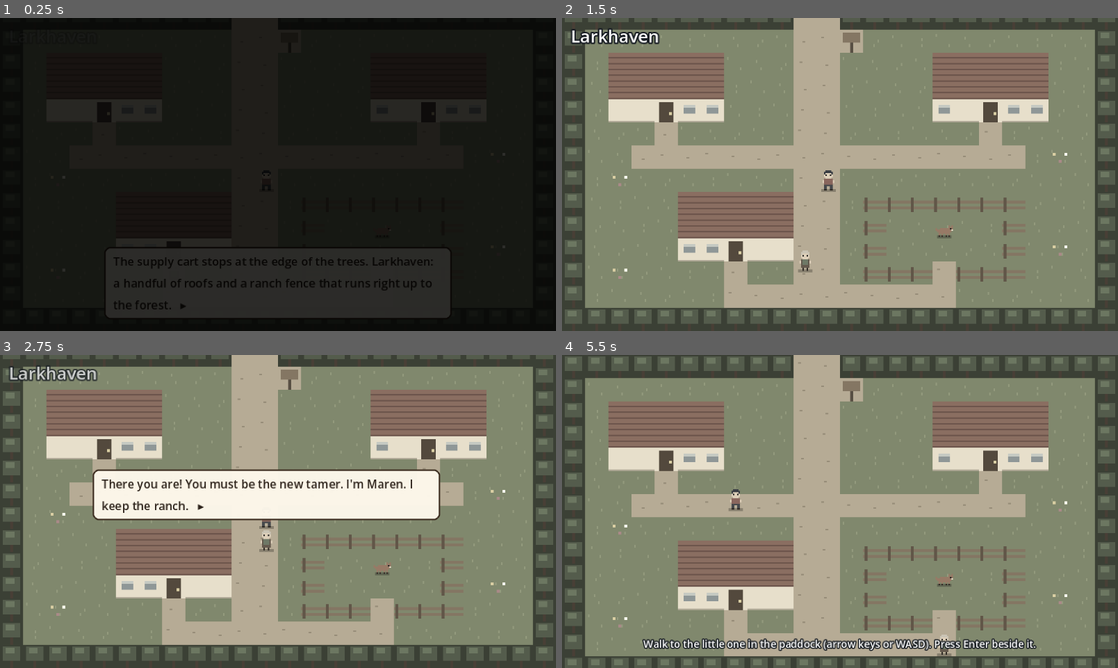
Above: before the commit, frames 1-4 (two rows, left to right).
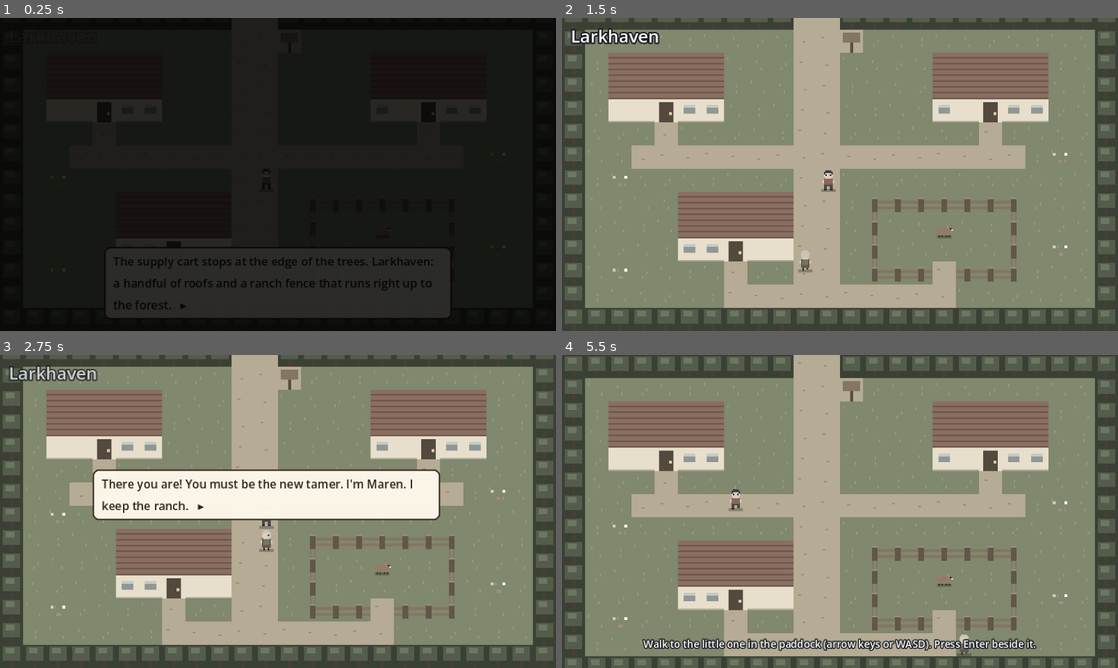
Above: after the commit, the same moments.

Repository: ecbarish/idle-arcade
Game: Godot game, scene res://scenes/main.tscn
The game is run twice, just before and just after one commit, with the same random seed, the same clock (stepped at 60 frames per second) and the same inputs.
Inputs (mouse positions are in pixels of both pictures, inside the frame that each line leads up to):
- Up to frame 1 (0.25 s): no input
- Up to frame 2 (1.5 s): tap Enter (ui_accept) at 0.5, 0.77 s; move the mouse to (962, 158) at 0.52 s; hold Right (ui_right) 0.53-1.28 s; tap E at 0.6, 1.35 s; click (962, 158) at 0.67 s; move the mouse to (728, 190) at 1.27 s; hold Down (ui_down) from 1.28 s (still down)
- Up to frame 3 (2.75 s): tap Enter (ui_accept) at 1.52, 2 s; move the mouse to (333, 442) at 2.02 s; release Down (ui_down) at 2.03 s; hold Right (ui_right) from 2.03 s (still down); tap E at 2.1 s
- Up to frame 4 (5.5 s): move the mouse to (812, 574) at 2.77 s; release Right (ui_right) at 2.78 s; hold Up (ui_up) 2.78-3.53 s; tap E every 0.75 s from 2.85 to 5.1 s; click (812, 574) at 2.92 s; tap Enter (ui_accept) at 3.02, 3.5, 3.77, 4.25, 4.52, 5 s; move the mouse to (1006, 558) at 3.52 s; hold Left (ui_left) 3.53-5.03 s; move the mouse to (673, 464) at 4.27 s; move the mouse to (867, 511) at 5.02 s; hold Down (ui_down) from 5.03 s (still down); click (867, 511) at 5.17 s

The runs differ from the first frame. In frame 1, less than 0.1% of the frame differs, in the area x 47-49%, y 49-51%; in frame 2, 1.2%; in frame 3, 1.2%; in frame 4, 1.4%, in the area x 31-82%, y 48-97%.

Commit message:
Godot trial: Maren off the gate, fences that join, four-way facing and walk/idle animation; art bar recorded
Co-Authored-By: Claude Opus 5.5 <noreply@anthropic.com>

Diff:
--- a/wildbond-godot/scripts/main.gd
+++ b/wildbond-godot/scripts/main.gd
@@ -40,6 +40,7 @@
 	var speed := 4.0
 	var right := true
 	var step_t := 0.0
+	var face := Vector2i.DOWN                # which way they look: front, back or side
 	func _init(t: Vector2i) -> void:
 		tile = t
 		pos = Vector2(t) * 16.0
@@ -89,7 +90,7 @@
 		maren.path = route(maren.tile, Vector2i(11, 8))
 	elif stage == "maren_talks":
 		stage = "to_paddock"
-		maren.path = route(maren.tile, Vector2i(16, 12))
+		maren.path = route(maren.tile, Vector2i(18, 12))   # beside the gate, not in front of it
 		caption.text = "Walk to the little one in the paddock (arrow keys or WASD). Press Enter beside it."
 	elif stage == "bonded":
 		stage = "free"
@@ -168,6 +169,7 @@
 		return
 	var nxt: Vector2i = m.path[0]
 	var goal := Vector2(nxt) * TILE
+	m.face = nxt - m.tile
 	if goal.x != m.pos.x:
 		m.right = goal.x > m.pos.x
 	m.pos = m.pos.move_toward(goal, dt * m.speed * TILE)
@@ -220,17 +222,58 @@
 			_draw_tile(x, y, MAP[y][x])
 	var actors := [[me, TAMER], [maren, MAREN], [cub, CUB]]
 	actors.sort_custom(func(a, b): return a[0].pos.y < b[0].pos.y)
-	for a in actors:
-		var m: Mover = a[0]
+	for i in actors.size():
+		var m: Mover = actors[i][0]
+		var base: Array = actors[i][1]
+		var walking := not m.path.is_empty()
+		var frame := int(m.step_t * 8.0) % 2      # which foot is up
 		var bob := 0.0
-		if not m.path.is_empty():
-			bob = -1.0 if int(t * 8.0) % 2 == 0 else 0.0
+		if walking:
+			bob = -1.0 if frame == 0 else 0.0
+		elif fmod(t + i * 0.8, 2.4) < 0.4:
+			bob = -1.0                             # a breath while standing still
 		if m == cub and cub_bonded and stage == "bonded":
-			bob = -abs(sin(t * 6.0)) * 3.0     # it hops for joy
+			bob = -abs(sin(t * 6.0)) * 3.0         # it hops for joy
 		draw_rect(Rect2(m.pos + Vector2(3, 14), Vector2(10, 2)), Color(0, 0, 0, 0.25))   # a soft shadow
-		var sprite: Array = a[1]
-		var off := Vector2(3, 1) if sprite.size() > 8 else Vector2(2, 7)
-		_draw_sprite(sprite, m.pos + off + Vector2(0, bob), m.right or sprite.size() > 8)
+		if base.size() > 8:
+			_draw_sprite(person_pose(base, m.face, walking, frame), m.pos + Vector2(3, 1 + bob), m.face != Vector2i.LEFT)
+		else:
+			_draw_sprite(creature_pose(base, walking, frame), m.pos + Vector2(2, 7 + bob), m.right)
+
+## A person's look from the way they face: front (both eyes), back (all hair), side (one eye, flipped for left),
+## with the feet stepping in turn while they walk.
+func person_pose(rows: Array, face: Vector2i, walking: bool, frame: int) -> Array:
+	var out: Array = rows.duplicate()
+	var hair: String = rows[0].strip_edges(true, true).replace(".", "")[0]
+	if face == Vector2i.UP:
+		for y in range(2, 5):
+			out[y] = (out[y] as String).replace("E", hair).replace("S", hair)
+	elif face.x != 0:
+		var row: String = out[3]
+		out[3] = row.substr(0, 5).replace("E", "S") + row.substr(5)
+	if walking:
+		var w: int = (out[0] as String).length()
+		var last: String = out[out.size() - 1]
+		var keep := ""
+		for x in w:
+			var lifted := (x < w / 2) if frame == 0 else (x >= w / 2)
+			keep += "." if lifted else last[x]
+		out[out.size() - 1] = keep
+	return out
+
+## A creature's look: the tail wags, and the legs trot in pairs while it walks.
+func creature_pose(rows: Array, walking: bool, frame: int) -> Array:
+	var out: Array = rows.duplicate()
+	if int(t * 5.0) % 2 == 0:                  # tail up, then down
+		out[1] = "O" + (out[1] as String).substr(1)
+		out[2] = "." + (out[2] as String).substr(1)
+	if walking:
+		var legs: String = out[out.size() - 1]
+		var cols := [2, 7] if frame == 0 else [4, 9]
+		for c in cols:
+			legs = legs.substr(0, c) + "." + legs.substr(c + 1)
+		out[out.size() - 1] = legs
+	return out
 
 func _draw_sprite(rows: Array, at: Vector2, right: bool) -> void:
 	var w: int = rows[0].length()
@@ -270,10 +313,25 @@
 			draw_rect(Rect2(o, Vector2(16, 16)), Color("c8a874"))
 			draw_rect(Rect2(o + Vector2(3 + n, 5 + n), Vector2(2, 1)), Color("a88a5a"))
 		"=":
+			# fences join their neighbours: rails run across, down, or both at a corner, with a post in the middle
 			draw_rect(Rect2(o, Vector2(16, 16)), grass)
-			draw_rect(Rect2(o + Vector2(0, 6), Vector2(16, 2)), Color("a0703a"))
-			draw_rect(Rect2(o + Vector2(0, 10), Vector2(16, 2)), Color("a0703a"))
-			draw_rect(Rect2(o + Vector2(1, 4), Vector2(2, 10)), Color("7a5028"))
+			var rail := Color("a0703a")
+			var l := tile_at(Vector2i(x - 1, y)) == "=" or tile_at(Vector2i(x - 1, y)) == "."
+			var r := tile_at(Vector2i(x + 1, y)) == "=" or tile_at(Vector2i(x + 1, y)) == "."
+			var u := tile_at(Vector2i(x, y - 1)) == "="
+			var d := tile_at(Vector2i(x, y + 1)) == "="
+			if l or r or not (u or d):
+				var x0 := 0 if l else 7
+				var x1 := 16 if r else 9
+				draw_rect(Rect2(o + Vector2(x0, 6), Vector2(x1 - x0, 2)), rail)
+				draw_rect(Rect2(o + Vector2(x0, 10), Vector2(x1 - x0, 2)), rail)
+			if u or d:
+				var y0 := 0 if u else 6
+				var y1 := 16 if d else 12
+				draw_rect(Rect2(o + Vector2(6, y0), Vector2(1, y1 - y0)), rail)
+				draw_rect(Rect2(o + Vector2(9, y0), Vector2(1, y1 - y0)), rail)
+			draw_rect(Rect2(o + Vector2(6, 4), Vector2(4, 10)), Color("7a5028"))   # the post
+			draw_rect(Rect2(o + Vector2(6, 4), Vector2(4, 1)), Color("b8885a"))
 		"P":
 			draw_rect(Rect2(o, Vector2(16, 16)), Color("c8a874"))
 			draw_rect(Rect2(o + Vector2(7, 7), Vector2(2, 9)), Color("6b4a2a"))
Not shown, changed: START-HERE.md
Not shown, changed: docs/wildbond-plan.md
Not shown, changed: wildbond-godot/README.md
